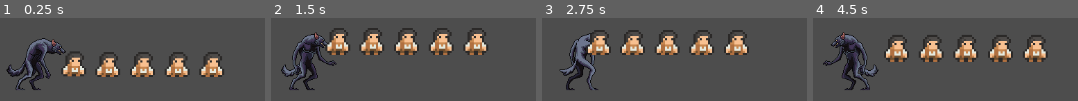
Above: before the commit, frames 1-4 (left to right).
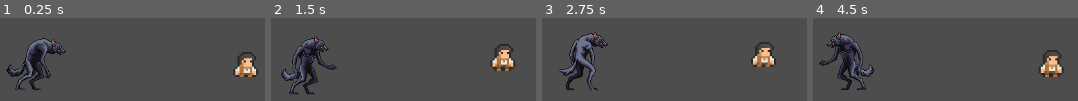
Above: after the commit, the same moments.

Repository: zhang-edward/folk-monster-game
Game: Godot game, scene res://scenes/main.tscn
Same seed, same stepped clock (60 frames per second), same inputs: the game is played once before the commit and once after it.
Inputs:
- Up to frame 1 (0.25 s): no input
- Up to frame 2 (1.5 s): hold D (move_right) 0.53-1.28 s; tap Space (attack) at 0.6, 1.35 s; hold S (move_down) from 1.28 s (still down)
- Up to frame 3 (2.75 s): release S (move_down) at 2.03 s; hold D (move_right) from 2.03 s (still down); tap Space (attack) at 2.1 s
- Up to frame 4 (4.5 s): release D (move_right) at 2.78 s; hold Up (move_up) 2.78-3.53 s; tap Space (attack) at 2.85, 3.6, 4.35 s; hold A (move_left) from 3.53 s (still down)

The runs differ from the first frame. In frame 1, 11% of the frame differs, in the area x 23-98%, y 40-72%; in frame 2, 17%; in frame 3, 11%; in frame 4, 17%, in the area x 2-95%, y 16-87%.

Commit message:
setup state machine for villager, make them run away from the player

Diff:
--- a/prefabs/Player.tscn
+++ b/prefabs/Player.tscn
@@ -1,8 +1,8 @@
 [gd_scene load_steps=24 format=3 uid="uid://gpk1ye66q77"]
 
 [ext_resource type="Script" path="res://scripts/Player.gd" id="1_l24bt"]
-[ext_resource type="Texture2D" uid="uid://byqwhim1hp7oi" path="res://sprites/attack.png" id="2_1xsve"]
-[ext_resource type="Texture2D" uid="uid://coc5hp5fq1vxt" path="res://sprites/walk.png" id="2_exd7s"]
+[ext_resource type="Texture2D" uid="uid://byqwhim1hp7oi" path="res://sprites/player/attack.png" id="2_1xsve"]
+[ext_resource type="Texture2D" uid="uid://coc5hp5fq1vxt" path="res://sprites/player/walk.png" id="2_exd7s"]
 
 [sub_resource type="AtlasTexture" id="AtlasTexture_qxc2s"]
 atlas = ExtResource("2_1xsve")
--- a/prefabs/Villager.tscn
+++ b/prefabs/Villager.tscn
@@ -1,6 +1,10 @@
-[gd_scene load_steps=18 format=3 uid="uid://b5faxla4fhqsr"]
+[gd_scene load_steps=22 format=3 uid="uid://b5faxla4fhqsr"]
 
+[ext_resource type="Script" path="res://scripts/Villager.gd" id="1_7tvhq"]
 [ext_resource type="Texture2D" uid="uid://cttp6jdb1f2gh" path="res://sprites/villager/MiniVillagerMan.png" id="1_fmqyu"]
+[ext_resource type="Script" path="res://scripts/fsm/StateMachine.gd" id="3_dewl8"]
+[ext_resource type="Script" path="res://scripts/fsm/IdleState.gd" id="4_c5nv6"]
+[ext_resource type="Script" path="res://scripts/fsm/FleeState.gd" id="5_yd4qx"]
 
 [sub_resource type="AtlasTexture" id="AtlasTexture_mh7su"]
 atlas = ExtResource("1_fmqyu")
@@ -122,14 +126,27 @@
 radius = 6.0
 
 [node name="Villager" type="RigidBody2D"]
+collision_layer = 2
+collision_mask = 2
+script = ExtResource("1_7tvhq")
 
-[node name="AnimatedSprite2D" type="AnimatedSprite2D" parent="."]
+[node name="Sprite" type="AnimatedSprite2D" parent="."]
 scale = Vector2(3, 3)
 sprite_frames = SubResource("SpriteFrames_w5vps")
 animation = &"idle"
 autoplay = "idle"
-frame_progress = 0.636484
+frame_progress = 0.962023
 
 [node name="CollisionShape2D" type="CollisionShape2D" parent="."]
 position = Vector2(0, 9)
 shape = SubResource("CircleShape2D_lihtq")
+
+[node name="StateMachine" type="Node" parent="."]
+script = ExtResource("3_dewl8")
+initial_state = NodePath("Idle")
+
+[node name="Idle" type="Node" parent="StateMachine"]
+script = ExtResource("4_c5nv6")
+
+[node name="Flee" type="Node" parent="StateMachine"]
+script = ExtResource("5_yd4qx")
--- a/scenes/main.tscn
+++ b/scenes/main.tscn
@@ -9,7 +9,8 @@
 mob_scene = ExtResource("2_ybvpi")
 
 [node name="Player" parent="." instance=ExtResource("1_01oqp")]
-position = Vector2(-79, -24)
+position = Vector2(2.08165e-12, 2.08165e-12)
 
 [node name="Camera2D" type="Camera2D" parent="Player"]
 position = Vector2(79, 24)
+position_smoothing_enabled = true
--- a/scripts/Main.gd
+++ b/scripts/Main.gd
@@ -1,14 +1,15 @@
 extends Node2D
 
 @export var mob_scene: PackedScene
+@export var num_villagers = 1
 
 # Called when the node enters the scene tree for the first time.
 func _ready():
 	var villagers = []
-	for i in range(5):
+	for i in range(num_villagers):
 		var villager = mob_scene.instantiate()
 		villager.position = $Player.position
-		villager.position.x += (i + 1) * 50
+		villager.position.x += (i + 1) * 300
 		villagers.append(villager)
 		add_child(villager)
 
--- a/scripts/Player.gd
+++ b/scripts/Player.gd
@@ -1,3 +1,4 @@
+class_name Player
 extends CharacterBody2D
 
 const SPEED = 300.0
--- /dev/null
+++ b/scripts/Villager.gd
@@ -0,0 +1,6 @@
+class_name Villager
+extends RigidBody2D
+
+@onready var _state_machine: StateMachine = get_node("StateMachine")
+@onready var player: Player = get_node("/root/Main/Player") as Player
+const FLEE_DIST_THRESHOLD = 200
--- /dev/null
+++ b/scripts/fsm/FleeState.gd
@@ -0,0 +1,23 @@
+extends State
+
+@onready var player = get_node("/root/Main/Player") as Player
+const RUN_SPEED = 250
+
+func _physics_process(_delta: float) -> void:
+	var villager = entity as Villager
+	var dist_to_player = villager.global_position.distance_to(player.global_position)
+	if dist_to_player > Villager.FLEE_DIST_THRESHOLD:
+		villager._state_machine.transition_to("Idle")
+	else:
+		var angle = rad_to_deg(villager.get_angle_to(player.global_position))
+		var opposite_angle = 0 if dist_to_player < 75 else -angle
+		var dir = Vector2(cos(opposite_angle), sin(opposite_angle))
+		if player.global_position.x > villager.global_position.x:
+			sprite.flip_h = true
+		else:
+			sprite.flip_h = false
+
+		villager.translate(dir * _delta * RUN_SPEED)
+
+func enter(_msg:={}) -> void:
+	sprite.play("run")
--- /dev/null
+++ b/scripts/fsm/IdleState.gd
@@ -0,0 +1,12 @@
+extends State
+
+@onready var player: Player = get_node("/root/Main/Player")
+
+func update(_delta: float) -> void:
+	var villager = entity as Villager
+	var dist_to_player = villager.global_position.distance_to(player.global_position)
+	if dist_to_player <= Villager.FLEE_DIST_THRESHOLD:
+		villager._state_machine.transition_to("Flee")
+
+func enter(_msg:={}) -> void:
+	sprite.play("idle")
Renamed: scripts/State.gd -> scripts/fsm/State.gd
Renamed: scripts/StateMachine.gd -> scripts/fsm/StateMachine.gd
